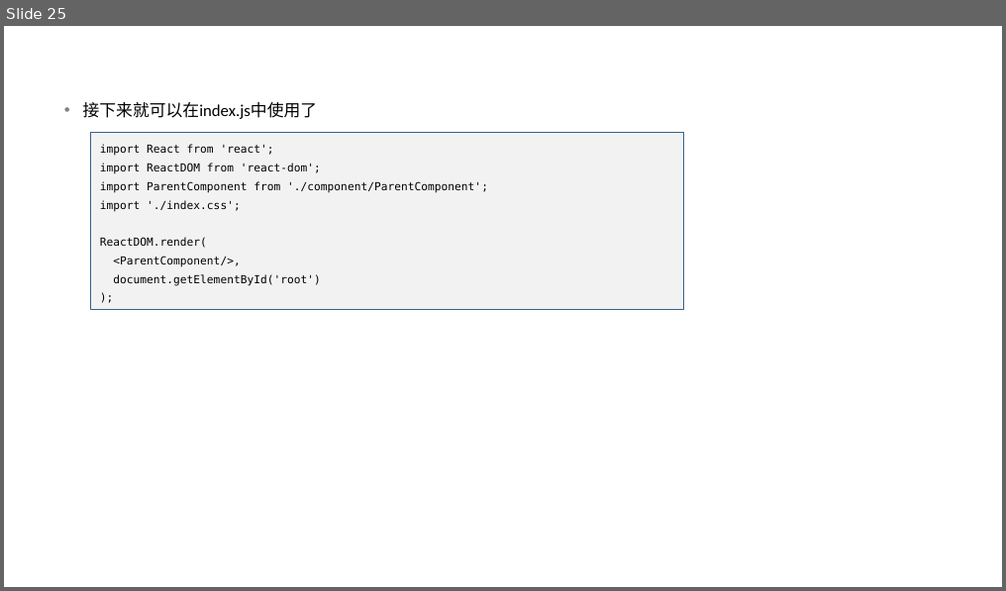
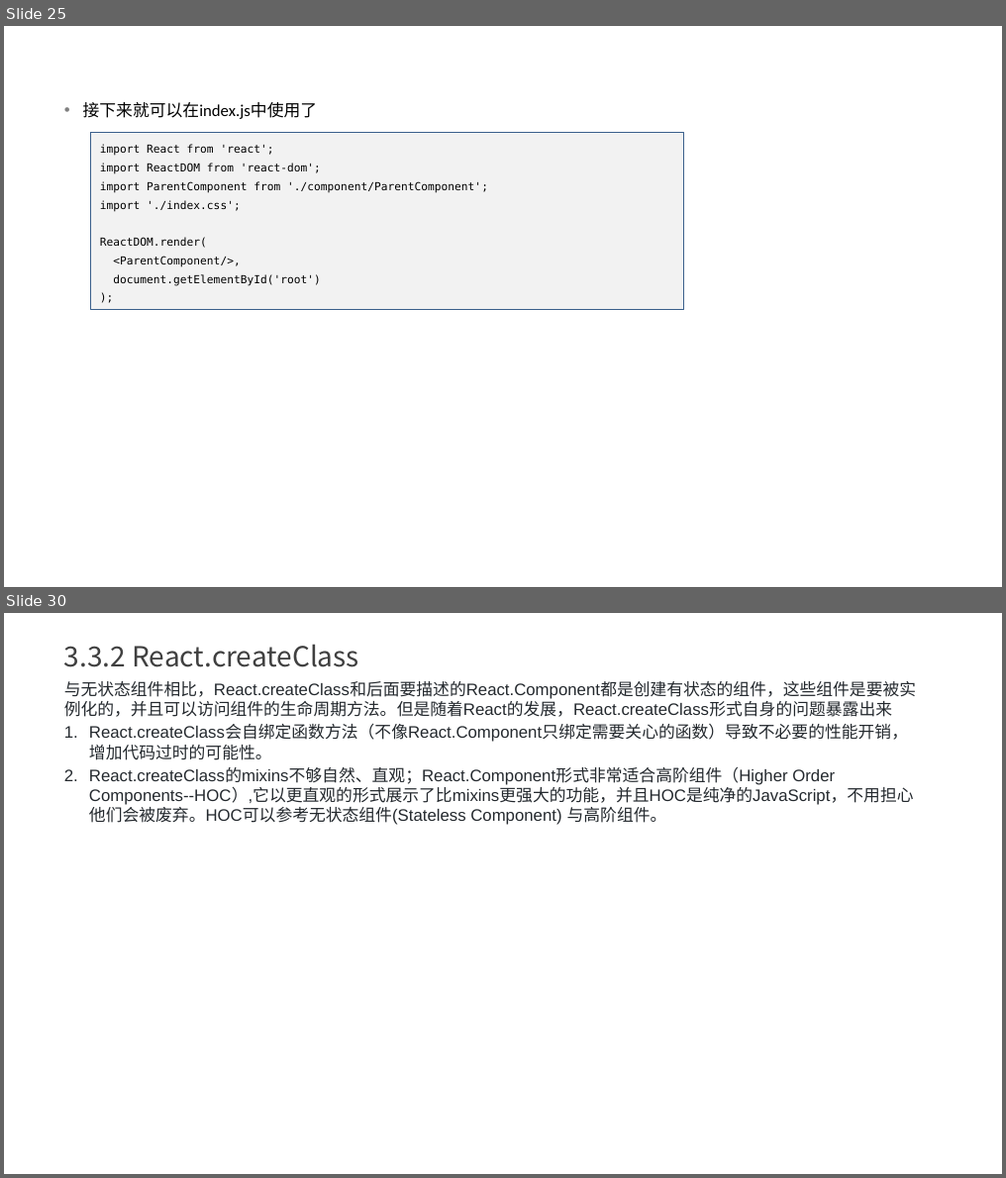
Before and after one commit to yxl2628/reactjs, a slide deck: ppt/01 React基础.pptx. Shown one above the other, each under a label of ours: slide 25 before the commit, slides 25 and 30 after it; the slides between them are not shown. The pictures are 1006x591 and 1006x1178 pixels, drawn with LibreOffice and Linux fonts; fonts in the diff are those of the drawing. Boxes give left, top, right and bottom in pixels: in the first picture for what was removed or moved away, otherwise in the second. Text is boxed around its words. In the diff, an @@ line names an element or a change of style, - is before the commit and + after.

```diff
--- a/ppt/01 React基础.pptx
+++ b/ppt/01 React基础.pptx
@@ slide 30 added at (4,613,1002,1174), background #FFFFFF @@
@@ text added at (64,644,359,667), 20 pt, text #404040 @@
+3.3.2 React.createClass
@@ text added at (64,681,916,825), 12 pt, text #24292E @@
+与无状态组件相比，React.createClass和后面要描述的React.Component都是创建有状态的组件，这些组件是要被实例化的，并且可以访问组件的生命周期方法。但是随着React的发展，React.createClass形式自身的问题暴露出来
+1. React.createClass会自绑定函数方法（不像React.Component只绑定需要关心的函数）导致不必要的性能开销，增加代码过时的可能性。
+2. React.createClass的mixins不够自然、直观；React.Component形式非常适合高阶组件（Higher Order Components--HOC）,它以更直观的形式展示了比mixins更强大的功能，并且HOC是纯净的JavaScript，不用担心他们会被废弃。HOC可以参考无状态组件(Stateless Component) 与高阶组件。
```
Also in this commit, not shown: 2 slides changed, 5 other slides added, 1 slide removed, 1 other file.
